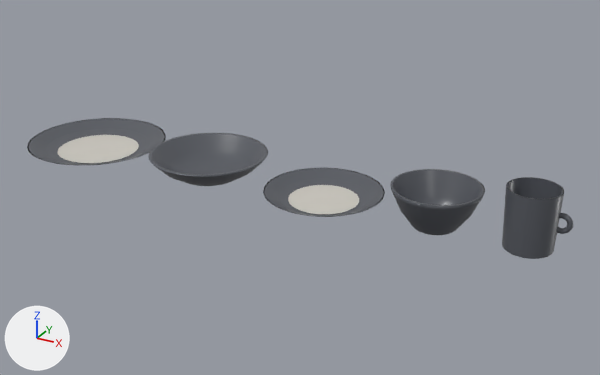
A saved change to the glTF model public/modelos/GRL-05.glb.
The view is the same before and after, from a 50 mm camera at (0.709, -1.178, 0.605) aimed at (0.054, 0.012, 0.01). Lighting does not change. The marker at lower left points along +X, +Y and +Z. The picture after the commit comes second. Where no turn or scale is listed for an object, it has been applied to the vertices.

The older version as bpy lines, for what is in view:
```python
ob_mesh_0 = bpy.data.objects.new('Mesh_0', me_mesh_0)
ob_mesh_0.location = (-0.402, 0.0, 0.0)
ob_mesh_1 = bpy.data.objects.new('Mesh_1', me_mesh_1)
ob_mesh_1.location = (-0.402, 0.0, 0.004)
ob_mesh_2 = bpy.data.objects.new('Mesh_2', me_mesh_2)
ob_mesh_2.location = (-0.132, 0.0, 0.0)
ob_mesh_3 = bpy.data.objects.new('Mesh_3', me_mesh_3)
ob_mesh_3.location = (0.108, 0.0, 0.0)
ob_mesh_4 = bpy.data.objects.new('Mesh_4', me_mesh_4)
ob_mesh_4.location = (0.108, 0.0, 0.004)
ob_mesh_5 = bpy.data.objects.new('Mesh_5', me_mesh_5)
ob_mesh_5.location = (0.312, 0.0, 0.0)
ob_mesh_6 = bpy.data.objects.new('Mesh_6', me_mesh_6)
ob_mesh_6.location = (0.465, 0.0, 0.0)
ob_mesh_8 = bpy.data.objects.new('Mesh_8', me_mesh_8)
ob_mesh_8.location = (0.51, 0.0, 0.052)
```
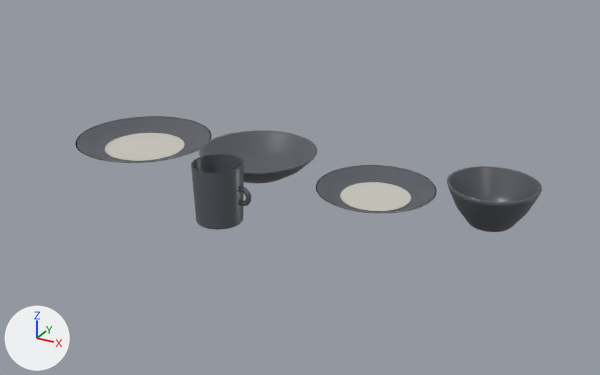
Boxes (x1, y1, x2, y2) around the edits, measured in the pictures (600 x 375 px):
'Mesh_5', moved: before (390, 169, 485, 235); after (447, 166, 542, 232)
'Mesh_6', moved: before (502, 177, 564, 259); after (191, 154, 244, 230)
'Mesh_2', moved: before (148, 133, 268, 186); after (199, 130, 317, 183)
'Mesh_0', moved: before (27, 118, 166, 165); after (75, 116, 211, 163)
'Mesh_3', moved: before (263, 168, 385, 217); after (316, 165, 437, 213)
'Mesh_4', moved: before (288, 185, 359, 214); after (340, 182, 411, 211)
'Mesh_1', moved: before (58, 135, 139, 163); after (105, 133, 185, 161)
'Mesh_8', moved: before (556, 213, 573, 234); after (238, 186, 251, 206)

What the commit changed:
Object 'Mesh_0' (ob_mesh_0) moves from (-0.402, 0.0, 0.0) to (-0.328, 0.055, 0.0).
Object 'Mesh_1' (ob_mesh_1) moves from (-0.402, 0.0, 0.004) to (-0.328, 0.055, 0.004).
Object 'Mesh_2' (ob_mesh_2) moves from (-0.132, 0.0, 0.0) to (-0.058, 0.055, 0.0).
Object 'Mesh_3' (ob_mesh_3) moves from (0.108, 0.0, 0.0) to (0.182, 0.055, 0.0).
Object 'Mesh_4' (ob_mesh_4) moves from (0.108, 0.0, 0.004) to (0.182, 0.055, 0.004).
Object 'Mesh_5' (ob_mesh_5) moves from (0.312, 0.0, 0.0) to (0.388, 0.055, 0.0).
Object 'Mesh_6' (ob_mesh_6) moves from (0.465, 0.0, 0.0) to (-0.01, -0.148, 0.0).
Object 'Mesh_8' (ob_mesh_8) moves from (0.51, 0.0, 0.052) to (0.035, -0.148, 0.052).
